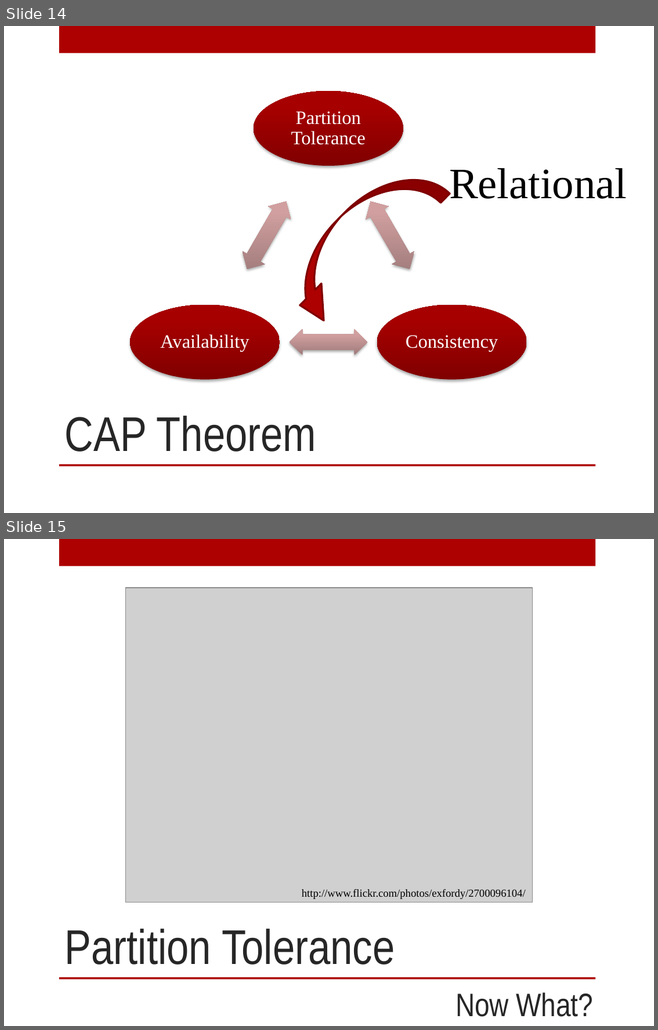
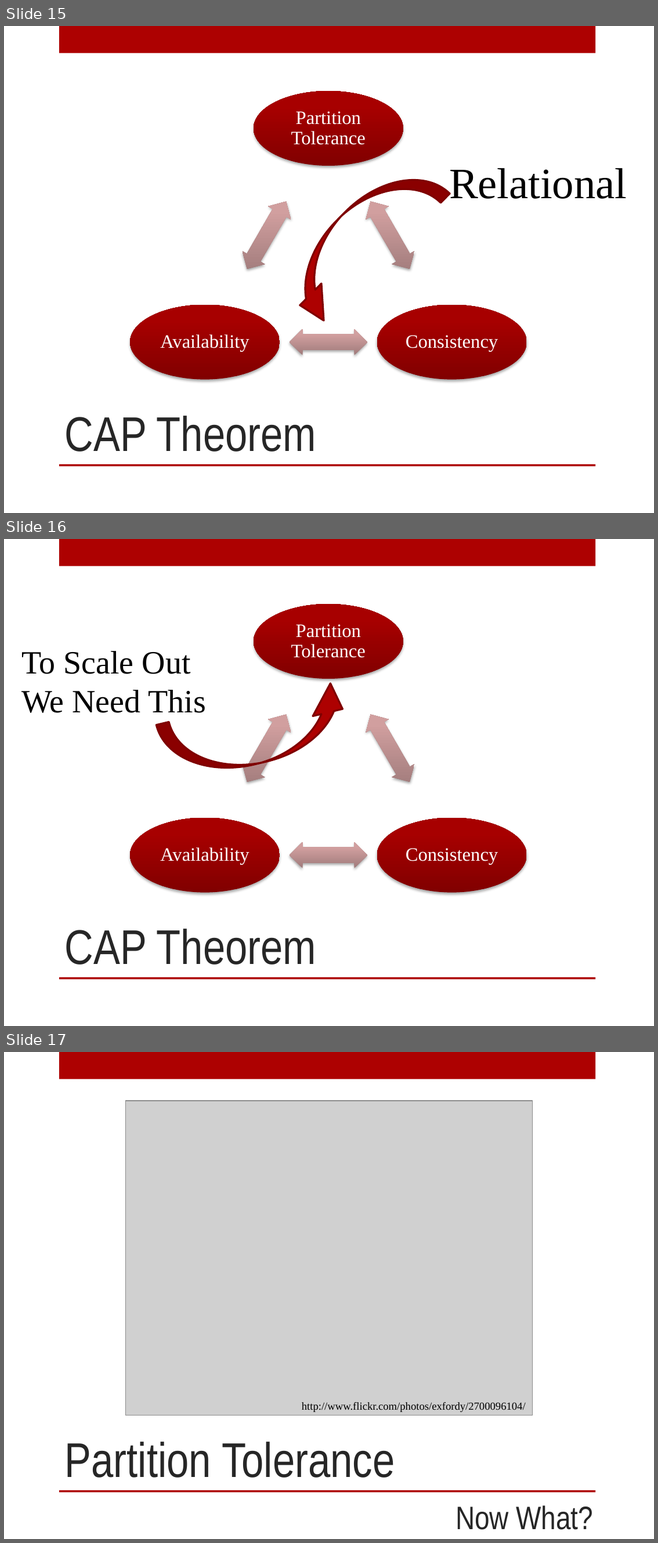
Before and after one commit to digitalBush/nosql-smackdown-talk, a slide deck: nosql-smackdown.pptx. Shown one above the other, each under a label of ours: slides 14 and 15 before the commit, slides 15, 16 and 17 after it. The pictures are 658x1030 and 658x1543 pixels, drawn with LibreOffice and Linux fonts; fonts in the diff are those of the drawing; grey boxes stand for pictures. Boxes give left, top, right and bottom in pixels: in the first picture for what was removed or moved away, otherwise in the second. Text is boxed around its words. In the diff, an @@ line names an element or a change of style, - is before the commit and + after.

```diff
--- a/nosql-smackdown.pptx
+++ b/nosql-smackdown.pptx
@@ slide 16 added at (x1=4, y1=539, x2=654, y2=1026), background #FFFFFF; not listed: 2 template elements that a slide beside it also shows @@
@@ text added at (x1=21, y1=651, x2=205, y2=713), 36 pt, text #000000 @@
+To Scale Out
+We Need This
@@ curved down arrow added at (x1=156, y1=679, x2=359, y2=784), fill #AD0101, outline #800101 2 pt @@
@@ group added at (x1=130, y1=604, x2=526, y2=892): 3 ellipses, 3 texts, 3 left right arrows @@
+Partition Tolerance
+Consistency
+Availability
@@ title added at (x1=65, y1=929, x2=316, y2=965), 54 pt, text #262626 @@
+CAP Theorem
@@ what was slide 14 is now slide 15 @@
@@ what was slide 15 is now slide 17 @@
```
Also in this commit, not shown: 5 other slides added.
